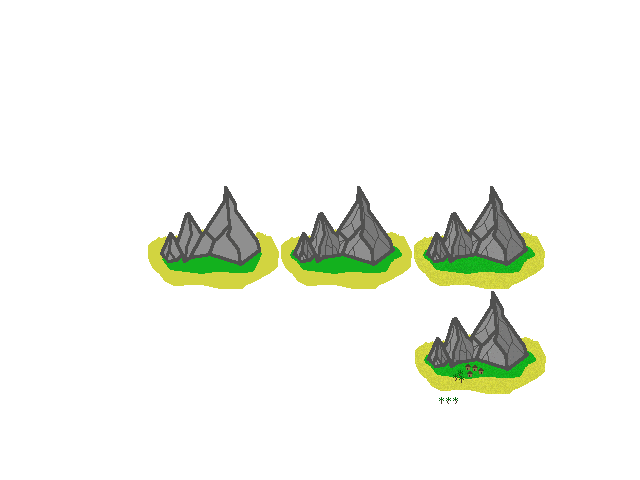
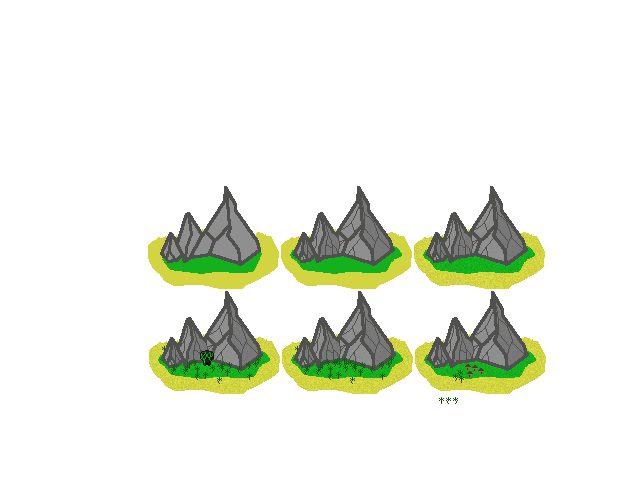
Revision of a layered 640 × 480 image; what changed, layer by layer:
painted on "Islands" over bbox(149, 253, 476, 394)
